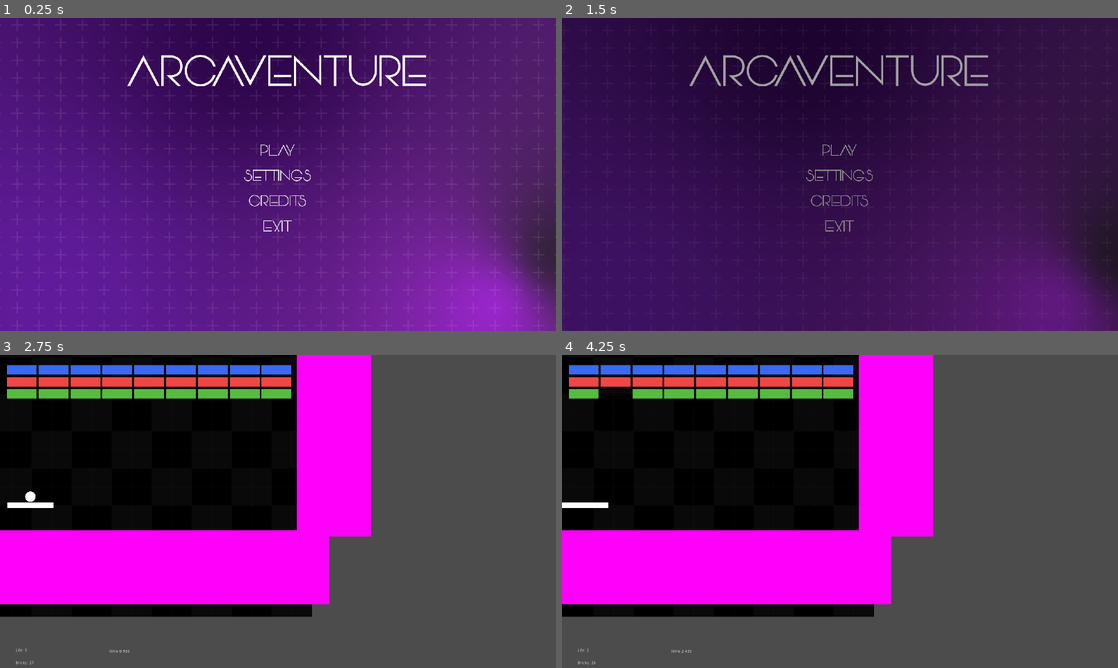
Above: before the commit, frames 1-4 (two rows, left to right).
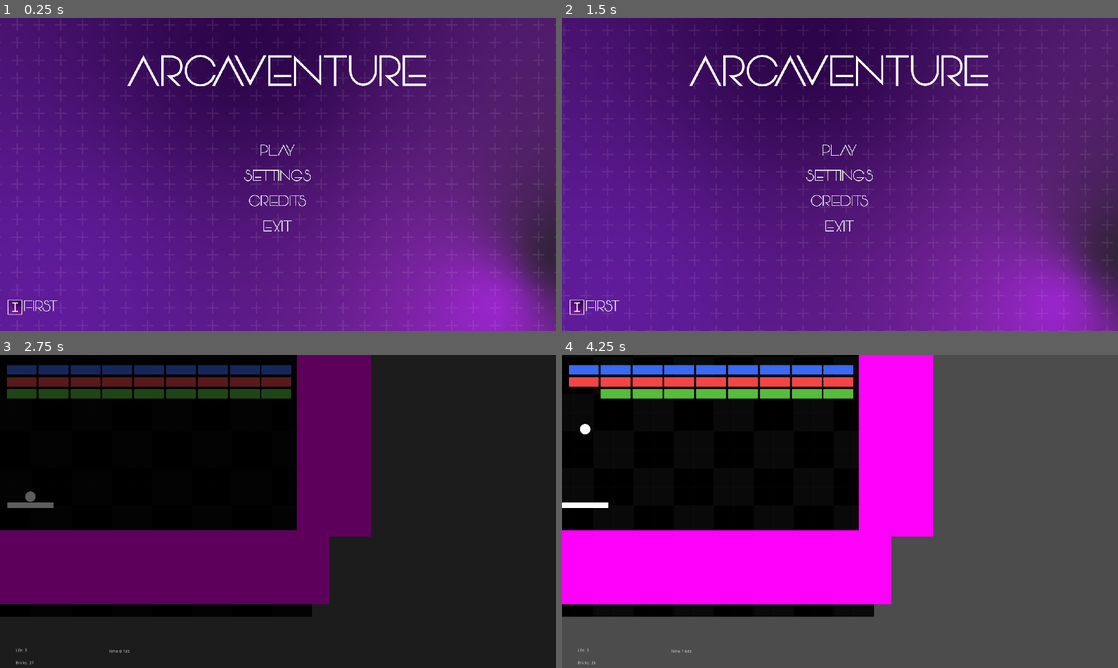
Above: after the commit, the same moments.

Repository: QuirrelForU/Arcaventure
Game: Godot game, scene res://BaseMenu/BaseMenu.tscn
The game is run twice, just before and just after one commit, with the same random seed, the same clock (stepped at 60 frames per second) and the same inputs.
Inputs (mouse positions are in pixels of both pictures, inside the frame that each line leads up to):
- Up to frame 1 (0.25 s): no input
- Up to frame 2 (1.5 s): click (600, 305) at 0.5 s, where only the run after the commit has a clickable "First"; click "PLAY" at 1.25 s
- Up to frame 3 (2.75 s): click (278, 489) at 2 s, where only the run after the commit has a clickable "PLAY"
- Up to frame 4 (4.25 s): move the mouse to (867, 511) at 2.77 s; move the mouse to (812, 511) at 3.52 s

The runs differ from the first frame. In frame 1, 0.2% of the frame differs, in the area x 1-11%, y 90-95%; in frame 2, 100%, in the area x 0-100%, y 0-100%; in frame 3, 73%; in frame 4, 0.4%.

Commit message:
profile_icons

Diff:
--- a/game/BaseMenu/BaseMenu.tscn
+++ b/game/BaseMenu/BaseMenu.tscn
@@ -10,6 +10,11 @@
 [ext_resource path="res://BaseMenu/Settings.gd" type="Script" id=8]
 [ext_resource path="res://BaseMenu/menu_theme.tres" type="Theme" id=9]
 [ext_resource path="res://BaseMenu/settings_font.tres" type="DynamicFont" id=10]
+[ext_resource path="res://BaseMenu/SaverLoader.gd" type="Script" id=11]
+[ext_resource path="res://BaseMenu/ChoosingProfile.gd" type="Script" id=12]
+[ext_resource path="res://BaseMenu/profile_icons/first.png" type="Texture" id=13]
+[ext_resource path="res://BaseMenu/profile_icons/second.png" type="Texture" id=14]
+[ext_resource path="res://BaseMenu/profile_icons/third.png" type="Texture" id=15]
 
 [sub_resource type="Animation" id=1]
 resource_name = "PlusesSlide"
@@ -191,6 +196,58 @@
 "_edit_lock_": true
 }
 
+[node name="ChoosingProfile" type="HBoxContainer" parent="."]
+anchor_top = 1.0
+anchor_bottom = 1.0
+margin_left = 27.0
+margin_top = -120.0
+margin_right = 100.0
+margin_bottom = -43.0
+size_flags_horizontal = 8
+size_flags_vertical = 8
+script = ExtResource( 12 )
+
+[node name="First" type="TextureRect" parent="ChoosingProfile"]
+margin_top = 13.0
+margin_right = 50.0
+margin_bottom = 63.0
+rect_min_size = Vector2( 50, 50 )
+size_flags_vertical = 4
+texture = ExtResource( 13 )
+expand = true
+
+[node name="Second" type="TextureRect" parent="ChoosingProfile"]
+visible = false
+margin_left = 60.0
+margin_top = 13.0
+margin_right = 110.0
+margin_bottom = 63.0
+rect_min_size = Vector2( 50, 50 )
+size_flags_vertical = 4
+texture = ExtResource( 14 )
+expand = true
+
+[node name="Third" type="TextureRect" parent="ChoosingProfile"]
+visible = false
+margin_left = 114.0
+margin_top = 13.0
+margin_right = 164.0
+margin_bottom = 63.0
+rect_min_size = Vector2( 50, 50 )
+size_flags_vertical = 4
+texture = ExtResource( 15 )
+expand = true
+
+[node name="ProfilesChoose" type="OptionButton" parent="ChoosingProfile"]
+margin_left = 54.0
+margin_right = 56.0
+margin_bottom = 77.0
+size_flags_horizontal = 8
+size_flags_vertical = 8
+theme = ExtResource( 9 )
+align = 2
+icon_align = 2
+
 [node name="Credits" type="Control" parent="."]
 visible = false
 anchor_right = 1.0
@@ -344,10 +401,14 @@
 anims/Fade = SubResource( 5 )
 anims/RESET = SubResource( 6 )
 
+[node name="SaverLoader" type="Node" parent="."]
+script = ExtResource( 11 )
+
 [connection signal="pressed" from="MenuButtons/VBoxContainer/StartButton" to="." method="_on_StartButton_pressed"]
 [connection signal="pressed" from="MenuButtons/VBoxContainer/SettingsButton" to="MenuButtons" method="_on_SettingsButton_pressed"]
 [connection signal="pressed" from="MenuButtons/VBoxContainer/CreditsButton" to="MenuButtons" method="_on_CreditsButton_pressed"]
 [connection signal="pressed" from="MenuButtons/VBoxContainer/ExitButton" to="MenuButtons" method="_on_ExitButton_pressed"]
+[connection signal="item_selected" from="ChoosingProfile/ProfilesChoose" to="ChoosingProfile" method="_on_ProfilesChoose_item_selected"]
 [connection signal="pressed" from="Credits/CloseCreditsButton" to="MenuButtons" method="_on_CloseCreditsButton_pressed"]
 [connection signal="item_selected" from="Settings/VBoxContainer/Res/OptionButton" to="Settings" method="_on_OptionButton_item_selected"]
 [connection signal="pressed" from="Settings/VBoxContainer/Fullscreen/WindowedCheck" to="Settings" method="_on_WindowedCheck_pressed"]
--- /dev/null
+++ b/game/BaseMenu/ChoosingProfile.gd
@@ -0,0 +1,33 @@
+extends HBoxContainer
+
+
+onready var profiles_control = $ProfilesChoose
+onready var profile_icon_first = $First
+onready var profile_icon_second = $Second
+onready var profile_icon_third = $Third
+
+onready var profile_icons = [$First,$Second,$Third]
+
+var profiles : Dictionary = {"First":0,"Second":1,"Third":2}
+
+var profile_index setget _set_profile_index
+
+
+func _ready():
+	set_profiles()
+
+
+
+func set_profiles():
+	for p in profiles:
+		profiles_control.add_item(p)
+
+func _on_ProfilesChoose_item_selected(index):
+	self.profile_index = index
+
+func _set_profile_index(new_index):
+	profile_index = new_index
+	print("qq")
+	for p in profile_icons:
+		p.visible = false
+	profile_icons[new_index].visible = true
--- /dev/null
+++ b/game/BaseMenu/SaverLoader.gd
@@ -0,0 +1,20 @@
+class_name SaverLoader
+extends Node
+
+onready var profile_settings = $"../Settings"
+
+func save_game():
+	var saved_game := SavedGame.new()
+
+	saved_game.current_resolution = profile_settings.resolution_key
+	saved_game.curren_fullscreen_mode = profile_settings.fullscreen_mode
+
+
+	ResourceSaver.save("user://savegame.tres",saved_game)
+
+
+func load_game():
+	var saved_game : SavedGame = load("user://savegame.tres") as SavedGame
+
+	profile_settings.resolution_key = saved_game.current_resolution
+	profile_settings.fullscreen_mode = saved_game.curren_fullscreen_mode
--- a/game/BaseMenu/Settings.gd
+++ b/game/BaseMenu/Settings.gd
@@ -3,6 +3,9 @@
 onready var res_option_button = $VBoxContainer/Res/OptionButton
 
 var is_borderless = false
+
+var resolution_key = "1920x1080"
+var fullscreen_mode = OS.window_fullscreen
 
 var resolutions: Dictionary = {
 			  "1920x1080": Vector2(1920, 1080),
--- /dev/null
+++ b/game/BaseMenu/saving_resource.gd
@@ -0,0 +1,7 @@
+class_name SavedGame
+extends Resource
+
+
+export var current_resolution : String
+export var curren_fullscreen_mode : bool
+export var current_profile : int
--- a/game/project.godot
+++ b/game/project.godot
@@ -7,6 +7,22 @@
 ;   param=value ; assign values to parameters
 
 config_version=4
+
+_global_script_classes=[ {
+"base": "Resource",
+"class": "SavedGame",
+"language": "GDScript",
+"path": "res://BaseMenu/saving_resource.gd"
+}, {
+"base": "Node",
+"class": "SaverLoader",
+"language": "GDScript",
+"path": "res://BaseMenu/SaverLoader.gd"
+} ]
+_global_script_class_icons={
+"SavedGame": "",
+"SaverLoader": ""
+}
 
 [application]
 
Not shown: 1 places in game/BaseMenu/BaseMenu.tscn that only renumber resources
Binary file added: game/BaseMenu/profile_icons/first.png
Not shown, added: game/BaseMenu/profile_icons/first.png.import
Binary file added: game/BaseMenu/profile_icons/second.png
Not shown, added: game/BaseMenu/profile_icons/second.png.import
Binary file added: game/BaseMenu/profile_icons/third.png
Not shown, added: game/BaseMenu/profile_icons/third.png.import
